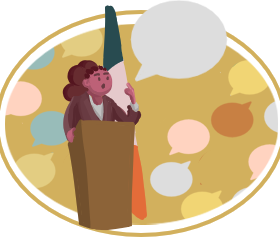
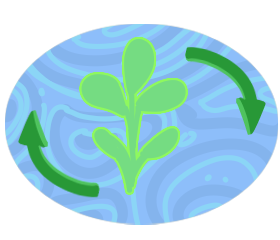
Before/after of a w=280, h=240 layered artwork. What changed in the layer stack:
added group "Group 78" with 13 layers above "Copy of Paint Layer 10" over [0, 0, 280, 237]
added group "Group 82" (1st of 2, in "Group 78") with 3 layers in group "Group 78" over [0, 5, 128, 237]
added layer "Paint Layer 81" (1st of 6, in "Group 78" › "Group 82") in group "Group 82" over [0, 5, 128, 237]
added layer "Paint Layer 81" (2nd of 6, in "Group 78" › "Group 82") in group "Group 82" over [0, 5, 127, 237]
added layer "Paint Layer 81" (3rd of 6, in "Group 78" › "Group 82") in group "Group 82" over [0, 27, 63, 188]
added group "Group 82" (2nd of 2, in "Group 78") with 3 layers in group "Group 78" over [63, 0, 280, 188]
added layer "Paint Layer 81" (4th of 6, in "Group 78" › "Group 82") in group "Group 82" over [128, 0, 280, 128]
added layer "Paint Layer 81" (5th of 6, in "Group 78" › "Group 82") in group "Group 82" over [127, 0, 280, 131]
added layer "Paint Layer 81" (6th of 6, in "Group 78" › "Group 82") in group "Group 82" over [63, 0, 280, 188]
added layer "Paint Layer 80" in group "Group 78" over [75, 0, 267, 237]
added layer "Paint Layer 79" in group "Group 78" over [0, 0, 280, 237]
added layer "Paint Layer 77" (33%) in group "Group 78" over [0, 0, 280, 237]
added layer "Copy of Paint Layer 10" (1st of 6, in "Group 78") in group "Group 78" over [0, 3, 280, 237]
"Copy of Paint Layer 10" (2nd of 6): opacity 100% → 47% over [0, 3, 280, 237]
moved "Group 62" into group "random" over [117, 0, 245, 97]
moved "Group 59" into group "random" over [64, 0, 192, 192]
moved "Paint Layer 42" into group "random" over [0, 0, 192, 237]
moved "Group 48" into group "random" over [0, 64, 192, 192]
moved "Paint Layer 54" into group "random" over [2, 0, 194, 192]
moved "Group 56" into group "random" over [57, 0, 185, 237]
moved "Paint Layer 63" into group "random" over [0, 0, 280, 237]
moved "Copy of Group 62 Merged" into group "random" over [0, 0, 280, 237]
…and 1 more changes (1 stack)
